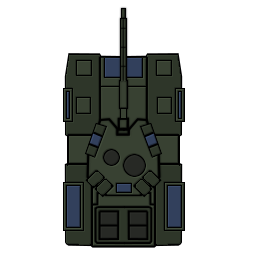
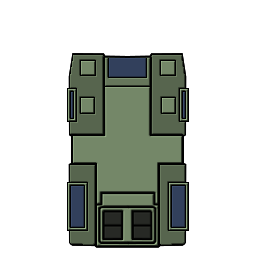
Revision of a layered (256, 256) image; what changed, layer by layer:
removed layer "Pasted Layer #1" over [84, 6, 163, 198]
painted on "Tank Detail 03" over [66, 58, 186, 228]
painted on "Tank Detail 03 Colour Bump" over [66, 58, 186, 227]
painted on "Tank Detail 02" over [63, 60, 189, 245]
painted on "Tank Detail 02 Colour Bump" over [64, 61, 188, 239]
painted on "Tank Detail 01" over [67, 57, 184, 245]
painted on "Tank Detail 01 Colour Bump" over [66, 55, 185, 245]
painted on "Tank Base" over [64, 53, 187, 248]
painted on "Tank Base Colour Bump" over [66, 55, 186, 246]
showed "Bump Map Source", painted on it over [63, 53, 189, 248]
